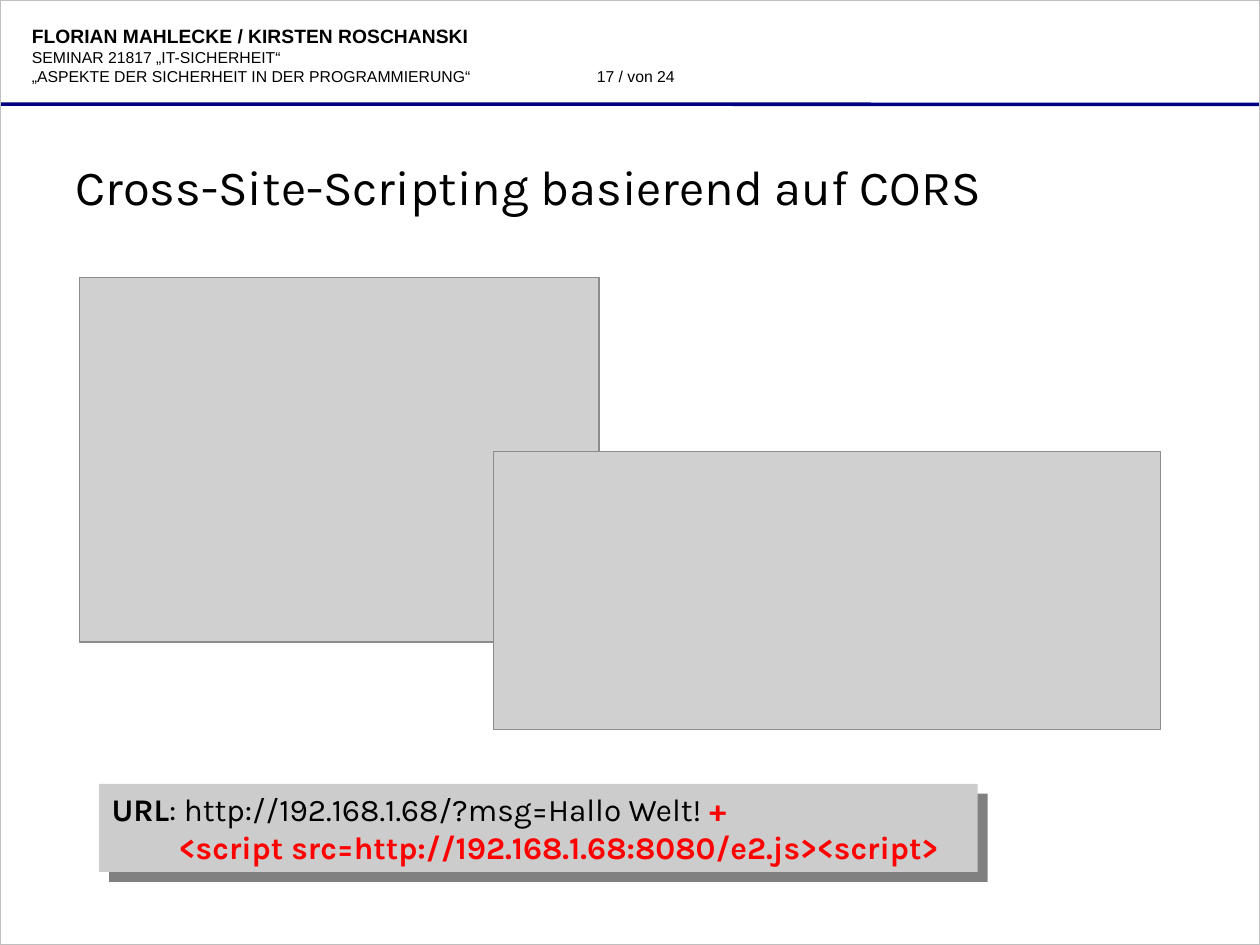
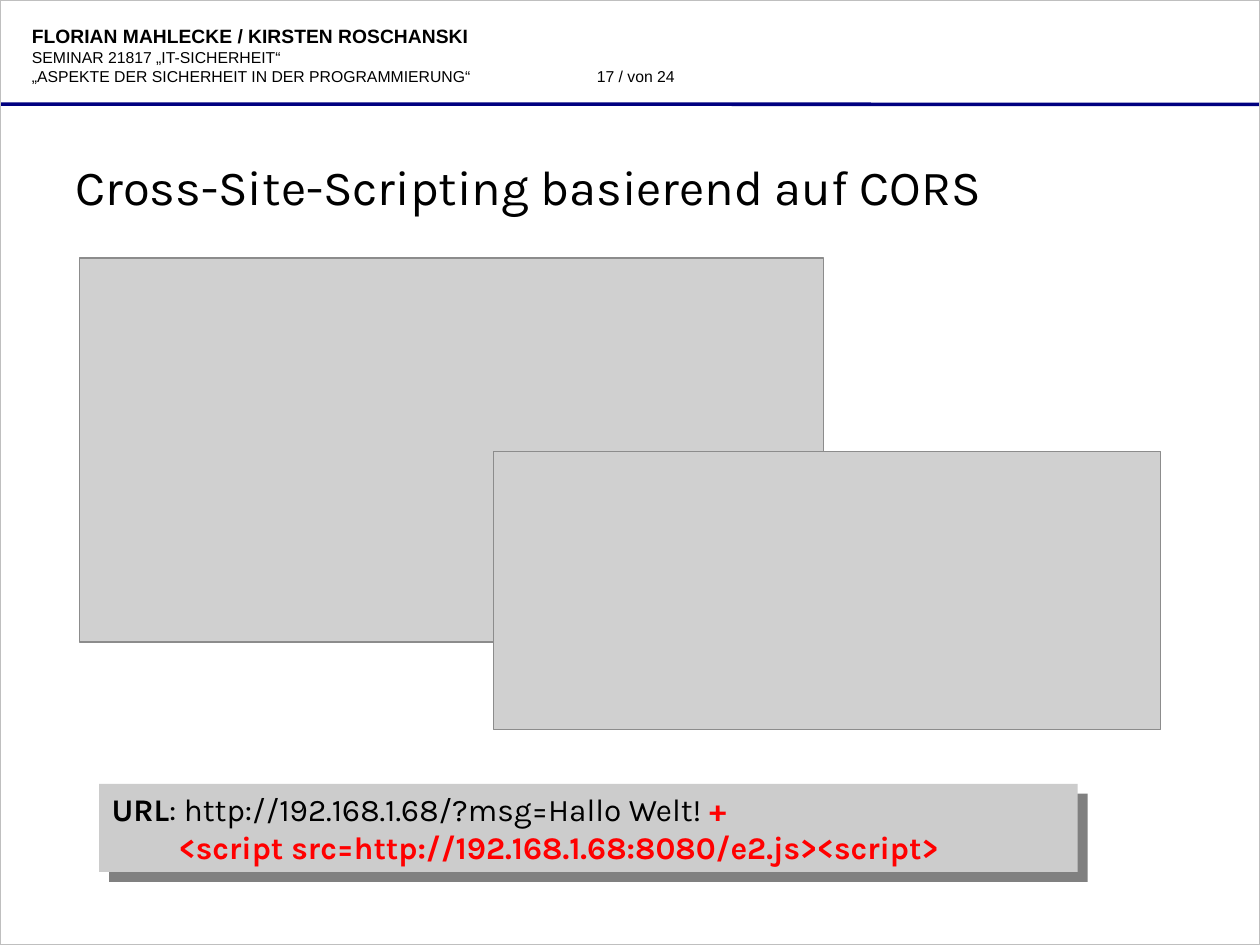
Before and after one commit to katgirl/FernUni, a slide deck: slide 17 of praesentation/21817-folien-9053522,8632014-roschanski,mahlecke-aspekte_der_sicheren_programmierung.odp. Drawn at 1260x945 pixels with LibreOffice and Linux fonts; fonts in the diff are those of the drawing; grey boxes stand for pictures; background and template pictures are left out. Boxes give left, top, right and bottom in pixels: in the first picture for what was removed or moved away, otherwise in the second. Text is boxed around its words. In the diff, an @@ line names an element or a change of style, - is before the commit and + after.

```diff
--- a/praesentation/21817-folien-9053522,8632014-roschanski,mahlecke-aspekte_der_sicheren_programmierung.odp
+++ b/praesentation/21817-folien-9053522,8632014-roschanski,mahlecke-aspekte_der_sicheren_programmierung.odp
@@ picture: place and size @@
-picture at (79,277,598,641)
+picture at (79,258,824,643)
@@ rectangle "URL: http://192.168.1.68/?msg=Hallo Welt! + <script ...": place and size @@
-rectangle "URL: http://192.168.1.68/?msg=Hallo Welt! + <script ..." at (100,784,978,872)
+rectangle "URL: http://192.168.1.68/?msg=Hallo Welt! + <script ..." at (100,784,1079,872)
```
Also in this commit, not shown: 9 other slides changed, 1 slide removed, 4 other files.
